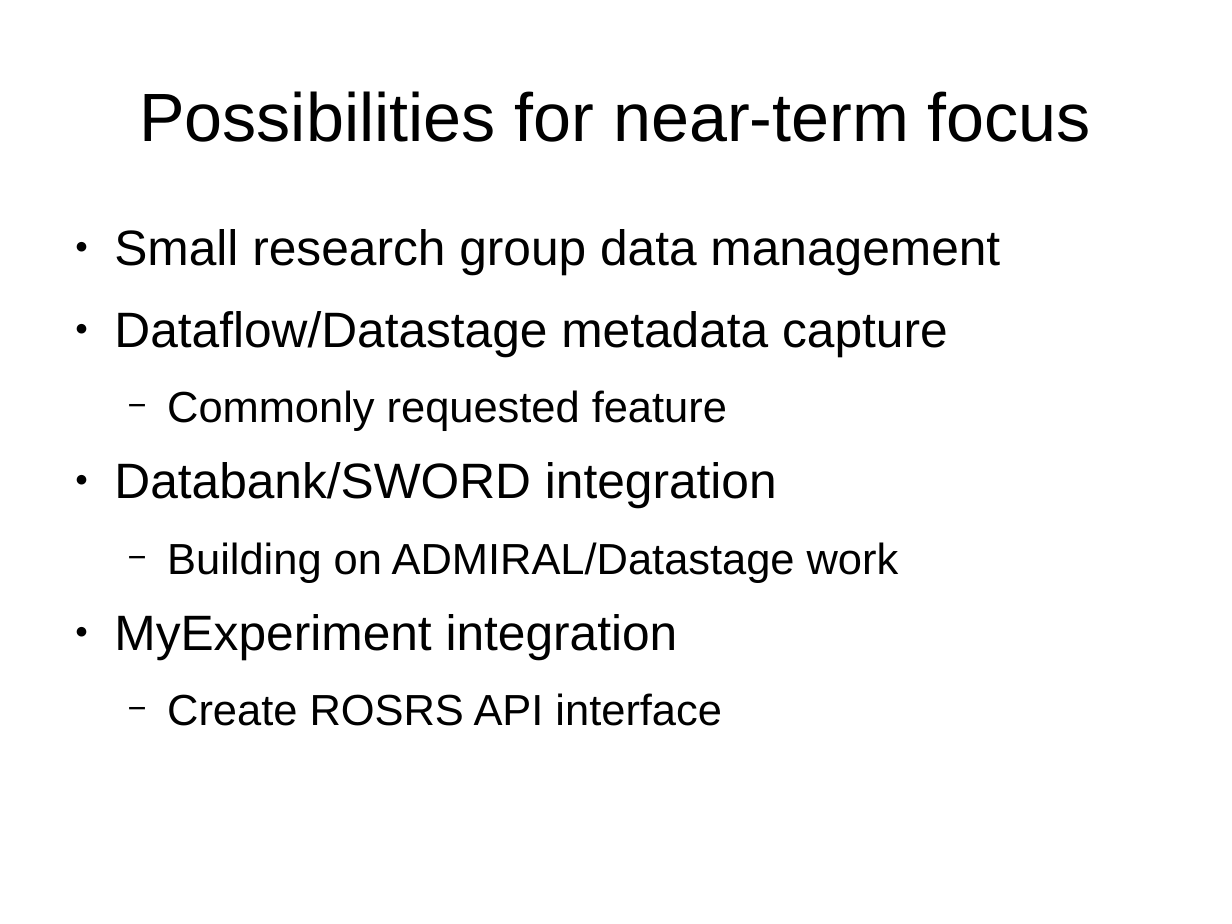
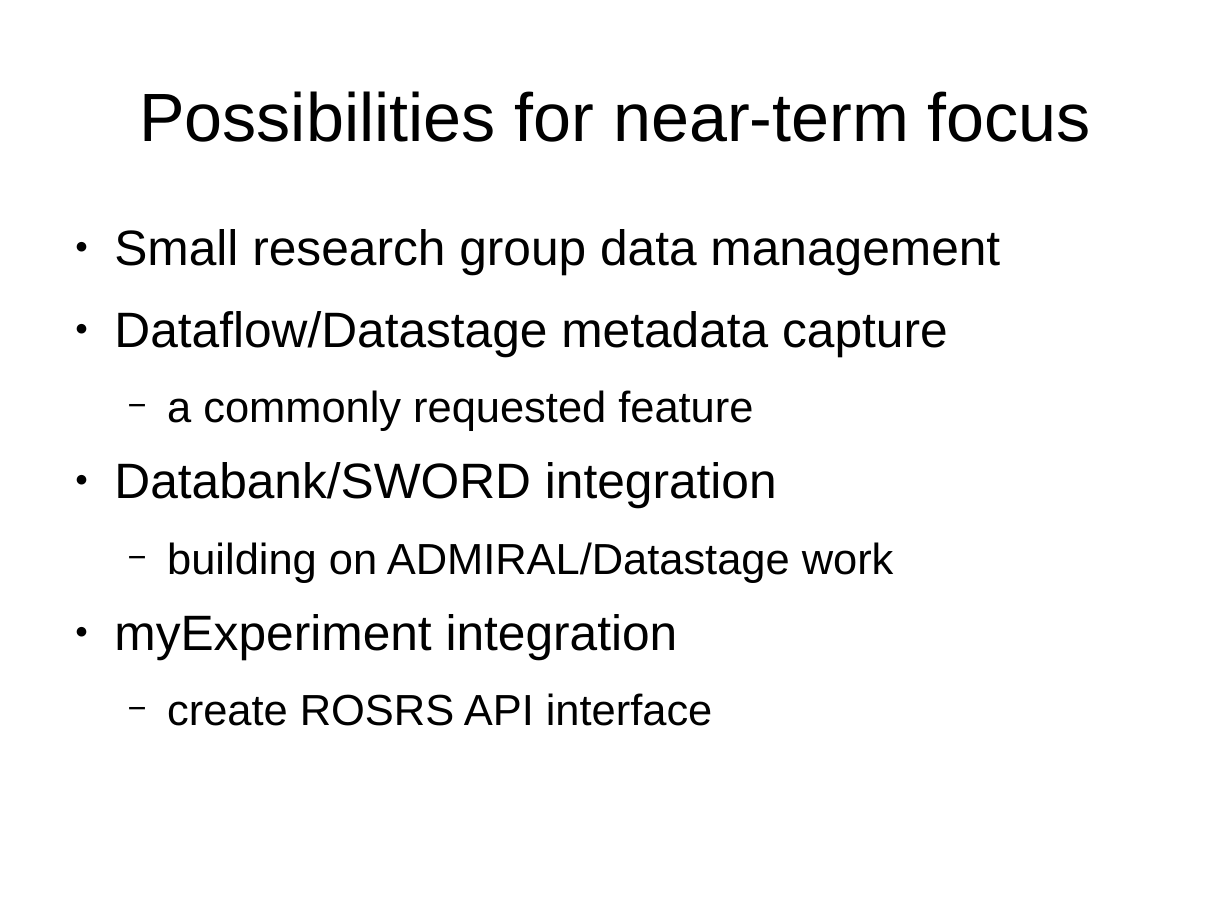
Before and after one commit to gklyne/annalist, a slide deck: slide 13 of presentations/annalist-pitch.odp. Drawn at 1232x924 pixels with LibreOffice and Linux fonts; fonts in the diff are those of the drawing. Boxes give left, top, right and bottom in pixels: in the first picture for what was removed or moved away, otherwise in the second. Text is boxed around its words. In the diff, an @@ line names an element or a change of style, - is before the commit and + after.

```diff
--- a/presentations/annalist-pitch.odp
+++ b/presentations/annalist-pitch.odp
@@ text at (x1=167, y1=390, x2=753, y2=431): text changed @@
-  − Commonly requested feature
+  − a commonly requested feature
@@ text at (x1=114, y1=542, x2=894, y2=726): text changed @@
-  − Building on ADMIRAL/Datastage work
-● MyExperiment integration
-  − Create ROSRS API interface
+  − building on ADMIRAL/Datastage work
+● myExperiment integration
+  − create ROSRS API interface
```
Also in this commit, not shown: 11 other slides changed, 1 slide added, 5 other files.
